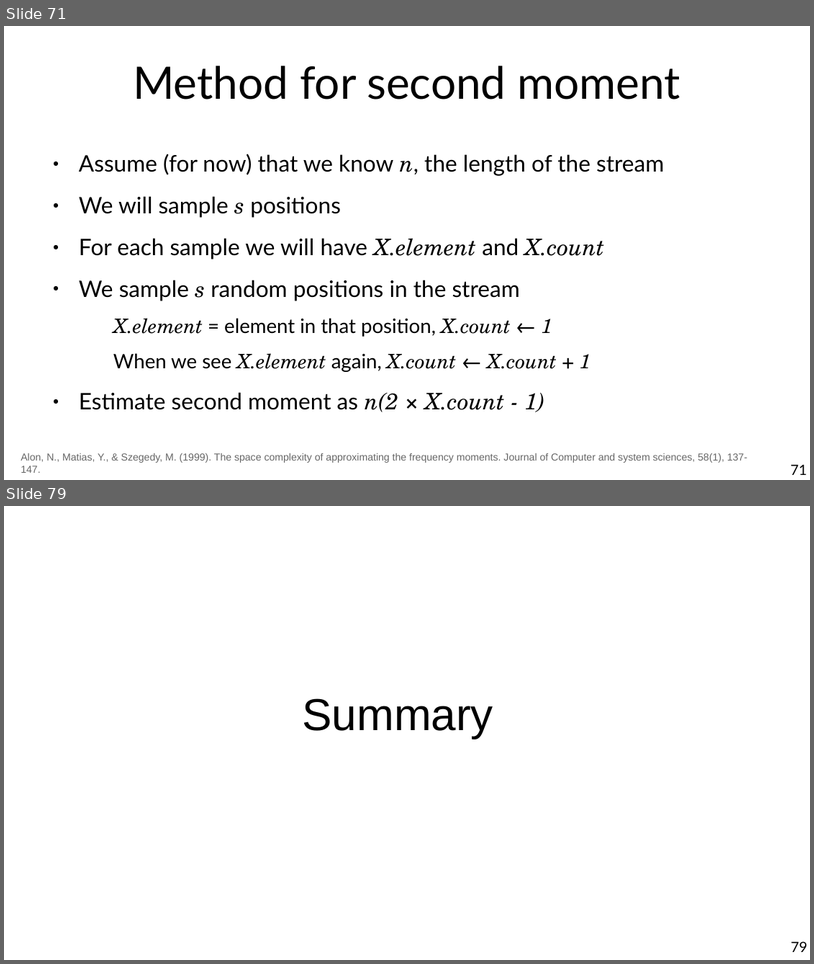
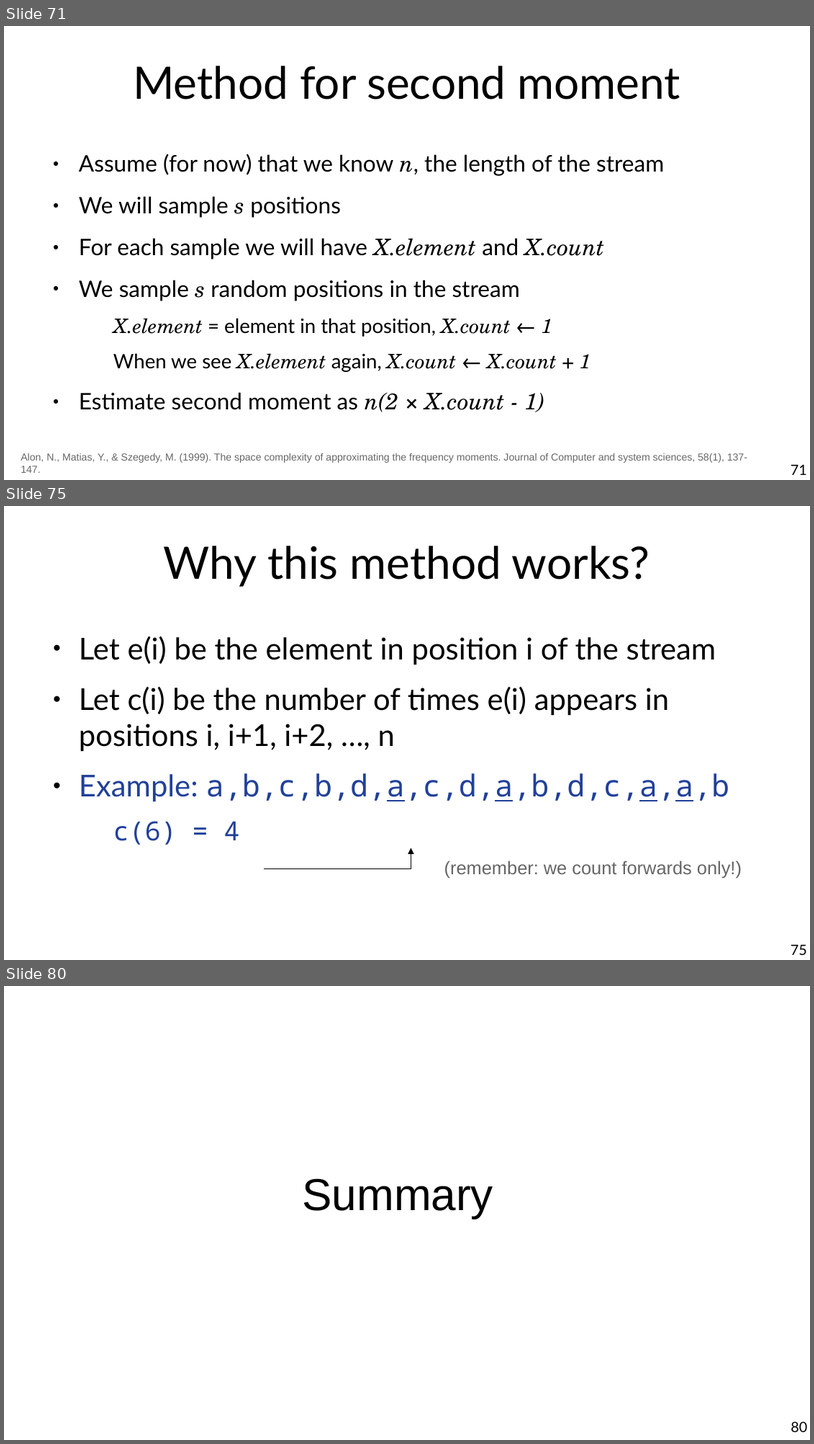
Before and after one commit to marco-calautti/data-mining-course, a slide deck: theory/tt10_streams.odp. Shown one above the other, each under a label of ours: slides 71 and 79 before the commit, slides 71, 75 and 80 after it; the slides between them are not shown. The pictures are 814x964 and 814x1444 pixels, drawn with LibreOffice and Linux fonts; fonts in the diff are those of the drawing. Boxes give left, top, right and bottom in pixels: in the first picture for what was removed or moved away, otherwise in the second. Text is boxed around its words. In the diff, an @@ line names an element or a change of style, - is before the commit and + after.

```diff
--- a/theory/tt10_streams.odp
+++ b/theory/tt10_streams.odp
@@ slide 75 added at (4, 506, 810, 960), background #FFFFFF @@
@@ title added at (164, 546, 651, 587), 44 pt, text #000000 @@
+Why this method works?
@@ text added at (79, 636, 730, 844), 29.6 pt, text #000000 @@
+● Let e(i) be the element in position i of the stream
+● Let c(i) be the number of times e(i) appears in positions i, i+1, i+2, …, n
+● Example: a,b,c,b,d,a,c,d,a,b,d,c,a,a,b
+  c(6) = 4
@@ elbow arrow added from (265, 869) to (412, 848), #000000 0 pt @@
@@ text added at (445, 860, 742, 878), 18 pt, text #666666 @@
+(remember: we count forwards only!)
@@ page number added at (791, 944, 808, 955), 14 pt, text #000000 @@
+75
@@ what was slide 79 is now slide 80 @@
@@ page number at (791, 1421, 808, 1432): text changed @@
-79
+80
```
Also in this commit, not shown: 9 slides changed, 1 other slide added.
